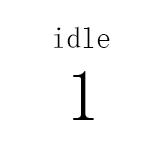
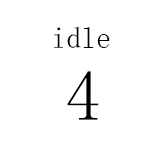
The second 160x160 image is a revision of the first. Changes to its layers:
renamed "1" to "4", painted on it over [67, 71, 99, 120]
